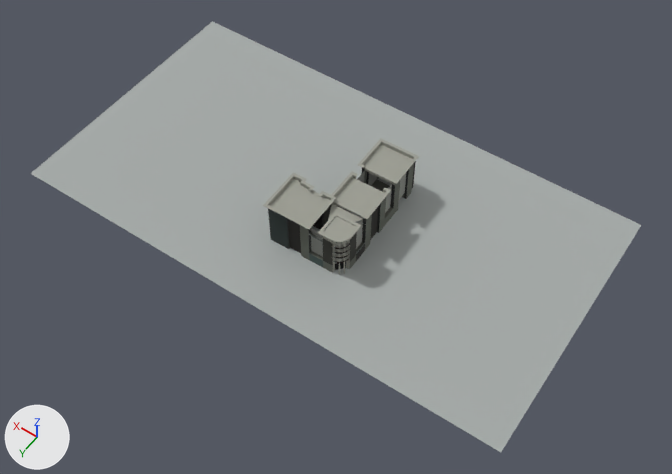
The glTF model public/twins/chatt/models/hampton-inn-suites-chattanooga-tn.glb as it was, and as the next commit left it.
Before and after are seen from a 50 mm camera at (-169.0, 233.0, 339.0) aimed at (-14.0, 15.0, -3.0). The lights are fixed; the arrows at lower left show +X, +Y and +Z. The first picture is the older version. Where no turn or scale is listed for an object, it has been applied to the vertices. Vertices at exactly the same position are counted once.
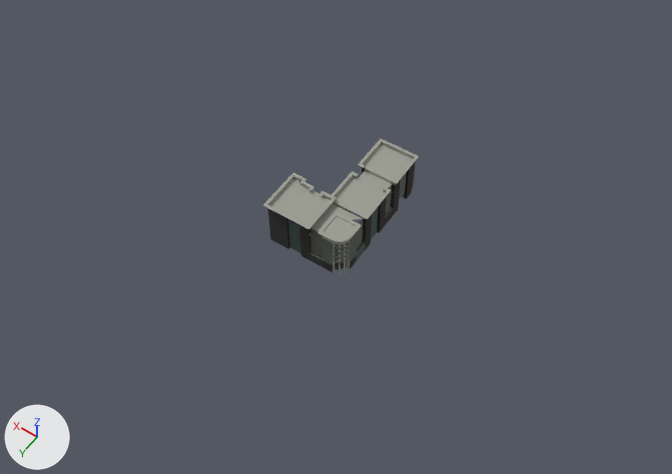
Where the newer file only moved an object's origin or applied its transform, the numbers keep the older frame.

Location of each change, (x1, y1, x2, y2) in pixels of the pictures (672 x 474 px; the box of a moved part takes in the faces that stretch with it):
```json
{"object": "Mesh_1", "change": "reshaped", "before": [31, 21, 641, 452], "after": [263, 138, 419, 275], "on screen": "74% narrower, 68% shorter"}
{"part": 1, "of": "me_mesh_1", "change": "reshaped", "before": [323, 243, 333, 256], "after": [309, 168, 394, 256]}
{"part": 2, "of": "me_mesh_1", "change": "deleted", "before": [31, 21, 641, 452]}
{"part": 3, "of": "me_mesh_1", "change": "surface changed", "before": [268, 161, 416, 273], "after": [268, 161, 416, 273]}
{"part": 4, "of": "me_mesh_0", "change": "moved or reshaped", "before": [294, 142, 412, 197], "after": [274, 143, 412, 232]}
```

Scene script edits in JSON lines:
```json
{"block": "me_mesh_1", "where": "# used by ob_mesh_1; location = (0.9, -0.3, 12.5)"}
{"op": "remove", "block": "me_mesh_1", "code": "me_mesh_1.from_pydata(...)  # 475 vertices, 868 faces; spans x -131.0..130.0, y -71.0..72.0, z -13.0..13.0"}
{"op": "add", "block": "me_mesh_1", "code": "me_mesh_1.from_pydata(...)  # 517 vertices, 906 faces; spans x -33.0..10.0, y -29.0..38.0, z -13.0..13.0"}
{"block": "me_mesh_1", "change": "me_mesh_1 part 1: 1 vertex removed from x -27.0, y 35.0, z 0.0; 47 vertices added at x -32.0..-13.0, y -8.0..36.0, z -13.0..9.0"}
{"block": "me_mesh_1", "change": "me_mesh_1 part 2: 4 vertices removed from x -131.0..130.0, y -71.0..72.0, z -13.0"}
{"block": "me_mesh_1", "change": "me_mesh_1 part 3: 315 kept faces spanning x -32.0..8.0, y -29.0..36.0, z -13.0..12.0 get new texture (UV) coordinates"}
{"block": "me_mesh_0", "where": "# used by ob_mesh_0; location = (-10.7, 5.7, 23.8)"}
{"op": "remove", "block": "me_mesh_0", "code": "me_mesh_0.from_pydata(...)  # 2865 vertices, 6195 faces; spans x -21.8..20.6, y -31.9..31.4, z -2.0..2.0"}
{"op": "add", "block": "me_mesh_0", "code": "me_mesh_0.from_pydata(...)  # 2870 vertices, 6199 faces; spans x -21.8..20.6, y -31.9..31.4, z -2.1..2.1"}
{"block": "me_mesh_0", "change": "me_mesh_0 part 4: 179 vertices moved from x -20.7..20.5, y -31.8..31.4, z 0.9..1.0 to x -20.7..20.5, y -31.8..31.4, z 1.0..1.1; 973 vertices removed from x -20.8..20.6, y -31.9..31.3, z -0.4..1.0; 978 vertices added at x -20.8..20.6, y -31.9..31.4, z -2.1..1.1"}
```
